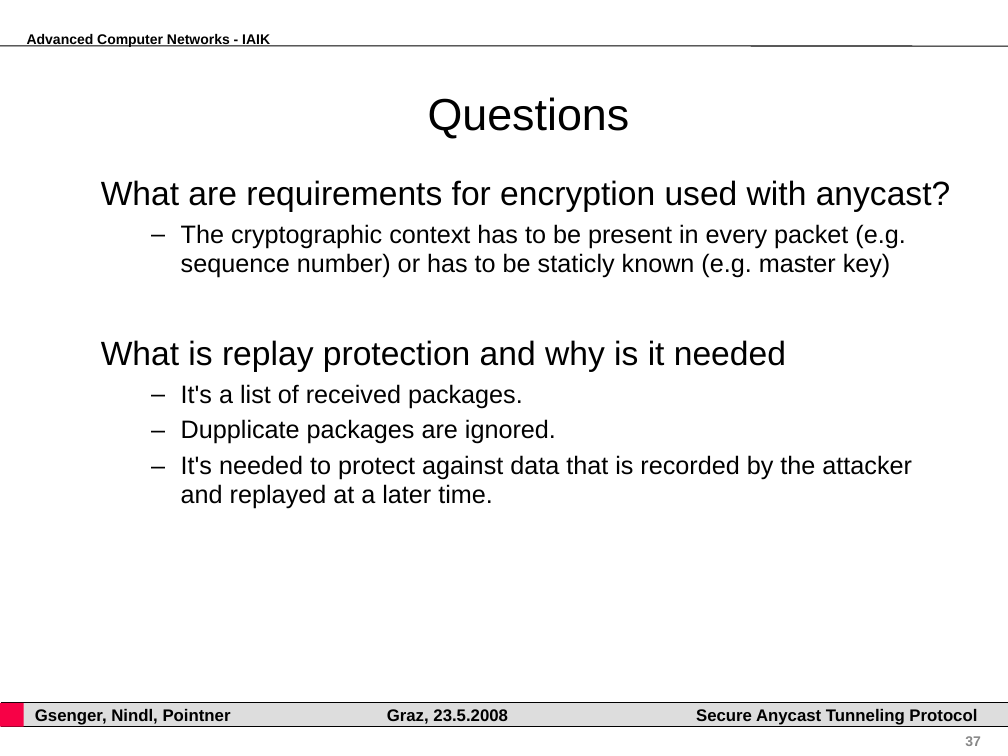
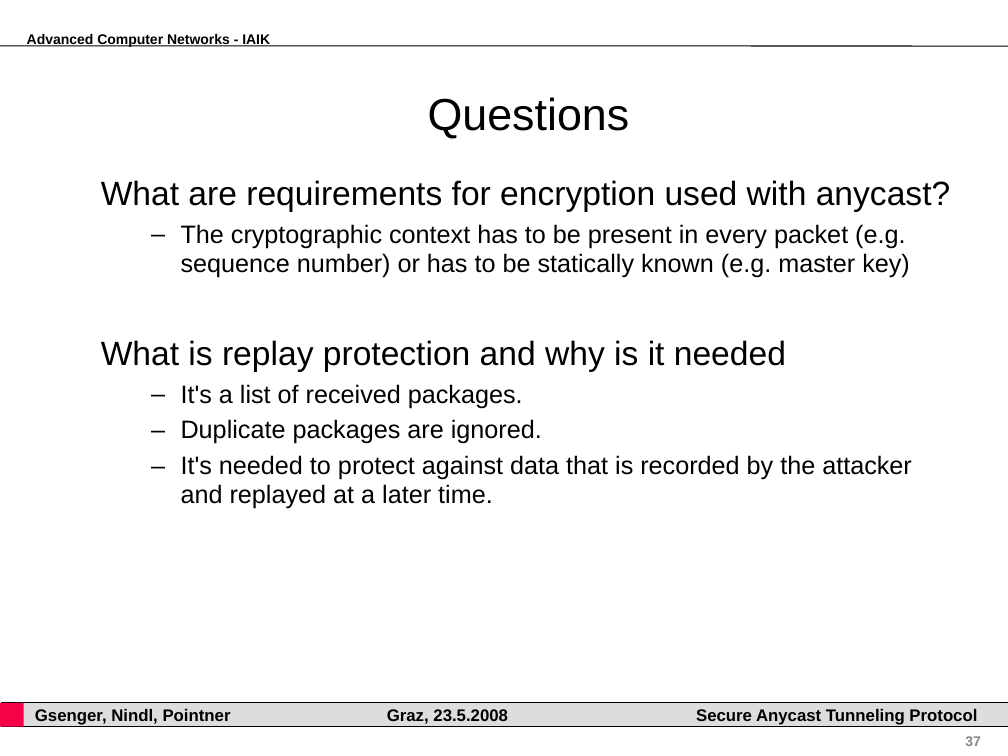
Before and after one commit to pyhedgehog/anytun, a slide deck: slide 37 of papers/acn.ppt. Drawn at 1008x756 pixels with LibreOffice and Linux fonts; fonts in the diff are those of the drawing; background and template pictures are left out. Boxes give left, top, right and bottom in pixels: in the first picture for what was removed or moved away, otherwise in the second. Text is boxed around its words. In the diff, an @@ line names an element or a change of style, - is before the commit and + after.

Commit message:
fixed some typo @ acn presention

```diff
--- a/papers/acn.ppt
+++ b/papers/acn.ppt
@@ text at [101, 180, 950, 509]: indent changed @@
@@ text at [181, 224, 910, 278]: text changed @@
-  – The cryptographic context has to be present in every packet (e.g. sequence number) or has to be staticly known (e.g. master key)
+  – The cryptographic context has to be present in every packet (e.g. sequence number) or has to be statically known (e.g. master key)
@@ text at [181, 419, 542, 444]: text changed @@
-  – Dupplicate packages are ignored.
+  – Duplicate packages are ignored.
```
Also in this commit, not shown: 23 other slides changed.
